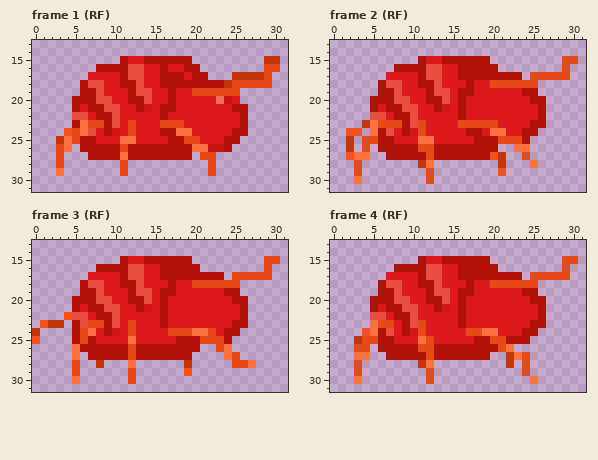
A pixel-art file gets an edit: purp/purp/Assets/Resources/Enemy/CLover_Mite/CloverMite.aseprite. Above is the file before it was changed.
32x32 pixels, 11 frames. Shown: frame 1 (RF): x 0..31, y 13..31; frame 2 (RF): x 0..31, y 13..31; frame 3 (RF): x 0..31, y 13..31; frame 4 (RF): x 0..31, y 13..31. The old version is drawn lined up with the new one, on the new canvas. The commit also changed other frames, which this record leaves out.
After the commit:
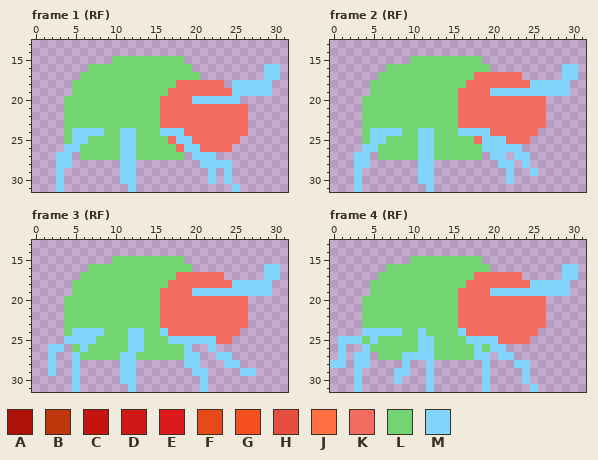
Palette (. is transparent): A #b0120a  B #bf360c  C #c41411  D #d01716  E #dd191d  F #e64a19  G #f4511e  H #e84e40  J #ff7043  K #f36c60  L #72d572  M #81d4fa
What changed:
canvas 32x32 -> 64x32
Changed rows in their new state; - is an unchanged pixel.
Frame 1 (RF):
first column x 3:
15 -------LLLLLLLLL.---------..
16 ----LLLLLLLLLLLLL.--------MM
17 ---LLLLLLLLLLLLLLL.---....MM
18 --LLLLLLLLLLLLLKKKKKK.MMMMM-
19 --LLLLLLLLLLLLKKKKKKKKMMMMM-
20 -LLLLLLLLLLLLKKKKMMMMMM-----
21 -LLLLLLLLLLLLKKKKKKKKKKK----
22 -LLLLLLLLLLLLKKKKKKKKKKK----
23 -LLLLLLLLLLLLKKKKKKKKKKK----
24 -LMMMMLLMMLLLMMMKKKKKKKK----
25 .LMMLLLLMMLLLLKMMKKKKKK-----
26 .MMLLLLLMMLLLLLKMMKKKK------
27 MM-LLLLLMMLLLLLL.MMM--------
28 MM------MM--------MMMM------
29 M-------MM---------M-M------
30 M-------MM---------M-M------
31 M--------M------------M-----
Frame 2 (RF):
first column x 2:
15 --------LLLLLLLLL.---------..
16 -----LLLLLLLLLLLLL.--------MM
17 ----LLLLLLLLLLLLKKKKKK-....MM
18 ---LLLLLLLLLLLLKKKKKKKKMMMMM-
19 ---LLLLLLLLLLLKKKKMMMMMMMMMM-
20 --LLLLLLLLLLLLKKKKKKKKKKK----
21 --LLLLLLLLLLLLKKKKKKKKKKK----
22 --LLLLLLLLLLLLKKKKKKKKKKK----
23 --LLLLLLLLLLLLKKKKKKKKKKK----
24 ..LMMMMLLMMLLLMMMMKKKKKK-----
25 .-LMMLLLLMMLLLLLKMMMKKK------
26 .-MMLLLLLMMLLLLLLMMMMM.------
27 .MM-LLLLLMMLLLLLL.MM-MM------
28 -MM------MM--------MM-M.-----
29 -M-------MM--------.M--M-----
30 -M-------MM---------M--------
31 -M--------M------------------
Frame 3 (RF):
first column x 0:
15 ----------LLLLLLLLL.---------..
16 -------LLLLLLLLLLLLL.--------MM
17 ------LLLLLLLLLLLLKKKKKK-....MM
18 -----LLLLLLLLLLLLKKKKKKKKMMMMM-
19 -----LLLLLLLLLLLKKKKMMMMMMMMMM-
20 ----LLLLLLLLLLLLKKKKKKKKKKK----
21 ----LLLLLLLLLLLLKKKKKKKKKKK----
22 ----LLLLLLLLLLLLKKKKKKKKKKK----
23 -...LLLLLLLLLLLLKKKKKKKKKKK----
24 .---LMMMMLLLMMLLMKKKKKKKKK-----
25 .---MMMMLLLLMMLLLMMMMMMKK------
26 --MM-LMLLLLLMMLLLLLM.-M..------
27 --M--MLLLLLMMLLLLLLMM--MM.-----
28 --M--M--.--MM------MM---MM..---
29 --M--M-----MM------.MM----MM---
30 -----M-----MM--------M---------
31 -----M------M--------M---------
Frame 4 (RF):
first column x 0:
15 ----------LLLLLLLLL.---------..
16 -------LLLLLLLLLLLLL.--------MM
17 ------LLLLLLLLLLLLKKKKKK-....MM
18 -----LLLLLLLLLLLLKKKKKKKKMMMMM-
19 -----LLLLLLLLLLLKKKKMMMMMMMMMM-
20 ----LLLLLLLLLLLLKKKKKKKKKKK----
21 ----LLLLLLLLLLLLKKKKKKKKKKK----
22 ----LLLLLLLLLLLLKKKKKKKKKKK----
23 ----LLLLLLLLLLLLKKKKKKKKKKK----
24 ----MMMMMLLMLLLLMKKKKKKKKK-----
25 -MMMLMLLLLLMMLLLLMMMMKKKK------
26 -M-.MLLLLLLMMLLLLLMLMM.--------
27 -M-MM-LLLMMMMLLLLLMM-MM..------
28 MM-MM----M-.M------M--.MM------
29 ---M----MM--M------M----M------
30 ---M----M---M------M----M.-----
31 ---M--------M------M-----M-----
Pixel boxes of the changes (left, top, right, bottom) in both pictures:
changed: (56, 56, 280, 192)
changed: (346, 56, 578, 192)
changed: (32, 256, 280, 392)
changed: (330, 256, 578, 392)
